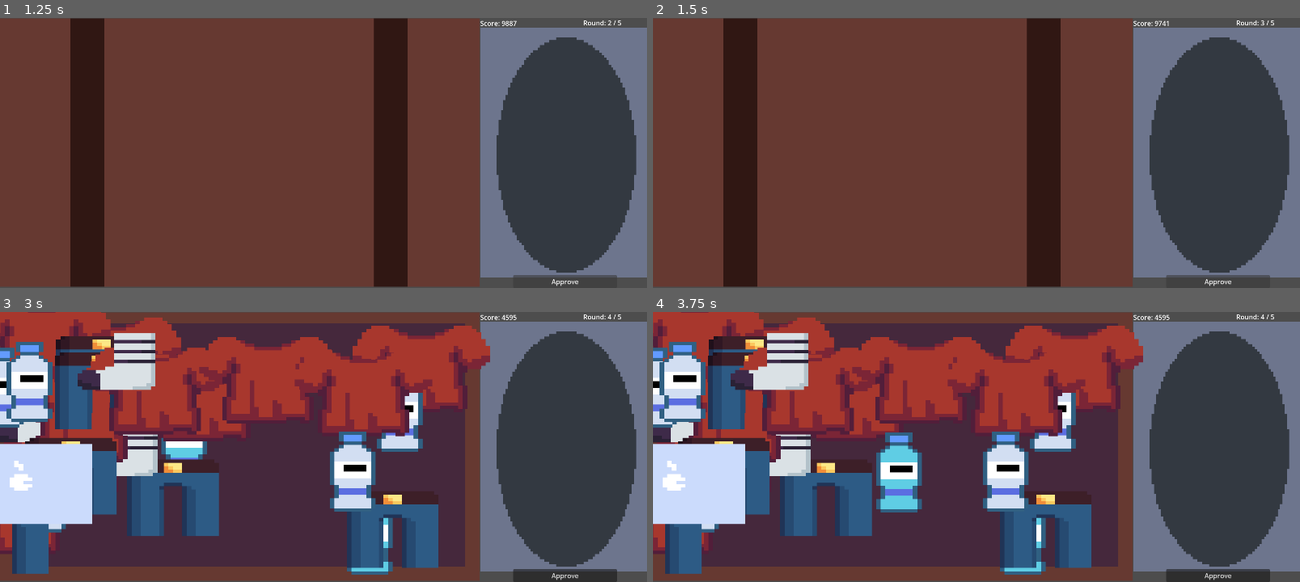
Above: before the commit, frames 1-4 (two rows, left to right).
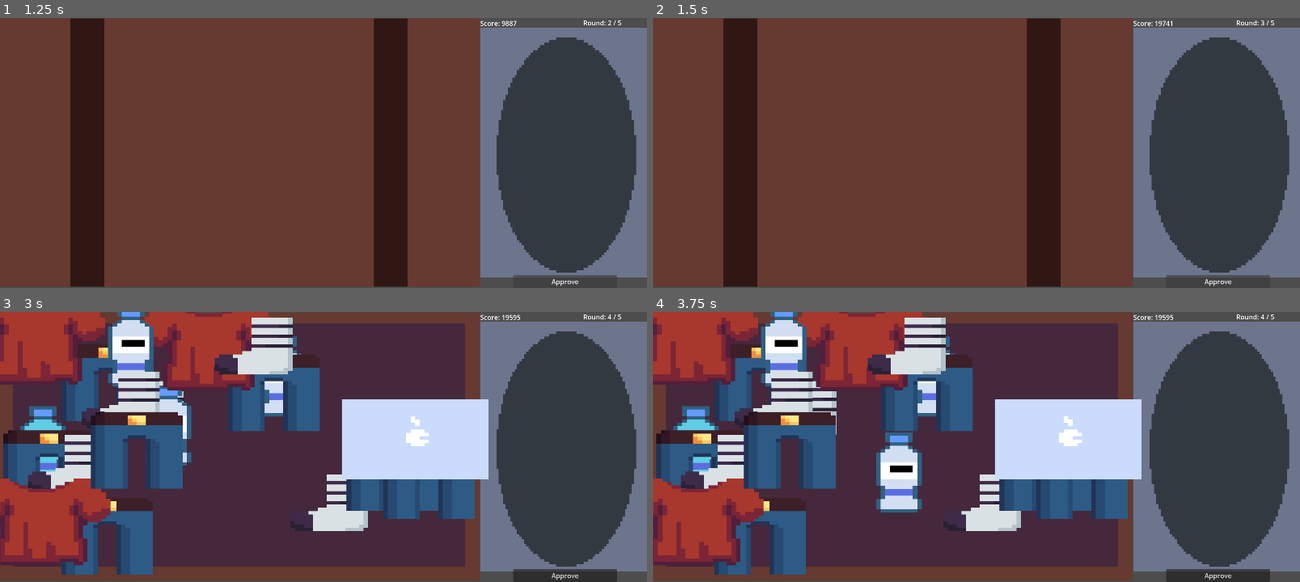
Above: after the commit, the same moments.

Repository: PotatoJson/Prototype-3-Luggage
Game: Godot game, scene res://scenes/main.tscn
The game is run twice, just before and just after one commit, with the same random seed, the same clock (stepped at 60 frames per second) and the same inputs.
Inputs (mouse positions are in pixels of both pictures, inside the frame that each line leads up to):
- Up to frame 1 (1.25 s): click "Approve" at 0.5 s
- Up to frame 2 (1.5 s): click "Approve" at 1.25 s
- Up to frame 3 (3 s): click "Approve" at 2 s; tap Enter at 2.75 s; drag from (239, 444) to (569, 449) at 2.77 s
- Up to frame 4 (3.75 s): tap Space at 3.5 s; drag from (834, 441) to (1021, 533) at 3.52 s

Frame 1 is identical in both runs. In frame 2, less than 0.1% of the frame differs, in the area x 77-81%, y 0-3%; in frame 3, 48%; in frame 4, 48%, in the area x 0-81%, y 0-98%.

Commit message:
Reduced total items in luggage

Diff:
--- a/scripts/Luggage.gd
+++ b/scripts/Luggage.gd
@@ -61,7 +61,7 @@
 		var random_texture_path = contraband.pick_random()
 		spawn_item(random_texture_path, true)
 
-	var common_amount = randi_range(20, 30)
+	var common_amount = randi_range(10, 20)
 	for i in common_amount:
 		var random_texture_path = common_items.pick_random()
 		spawn_item(random_texture_path, false)
Not shown, changed: index.pck
